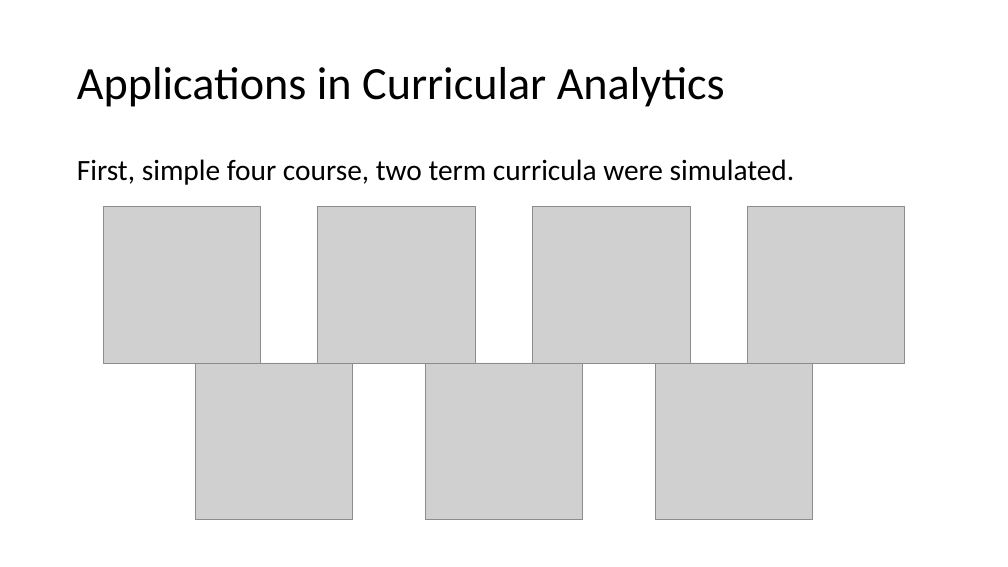
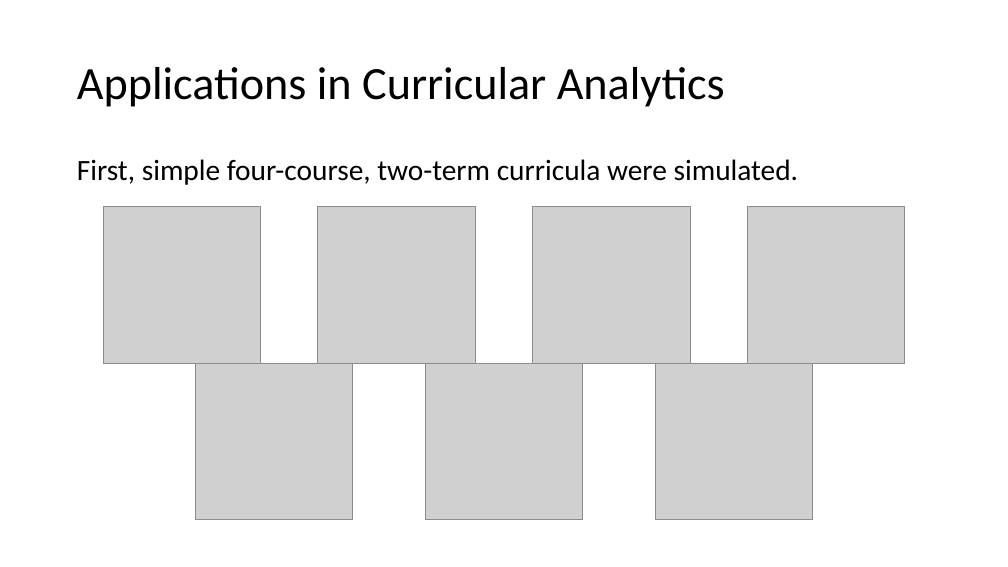
Before and after one commit to M-S-H/thesis, a slide deck: slide 30 of Defense.pptx (slide 32 before the commit). Drawn at 1008x567 pixels with LibreOffice and Linux fonts; fonts in the diff are those of the drawing; grey boxes stand for pictures. Boxes give left, top, right and bottom in pixels: in the first picture for what was removed or moved away, otherwise in the second. Text is boxed around its words. In the diff, an @@ line names an element or a change of style, - is before the commit and + after.

```diff
--- a/Defense.pptx
+++ b/Defense.pptx
@@ text at (x1=77, y1=159, x2=799, y2=185): text changed @@
-First, simple four course, two term curricula were simulated.
+First, simple four-course, two-term curricula were simulated.
```
Also in this commit, not shown: 17 other slides changed, 1 slide added, 3 slides removed, 13 other files.
